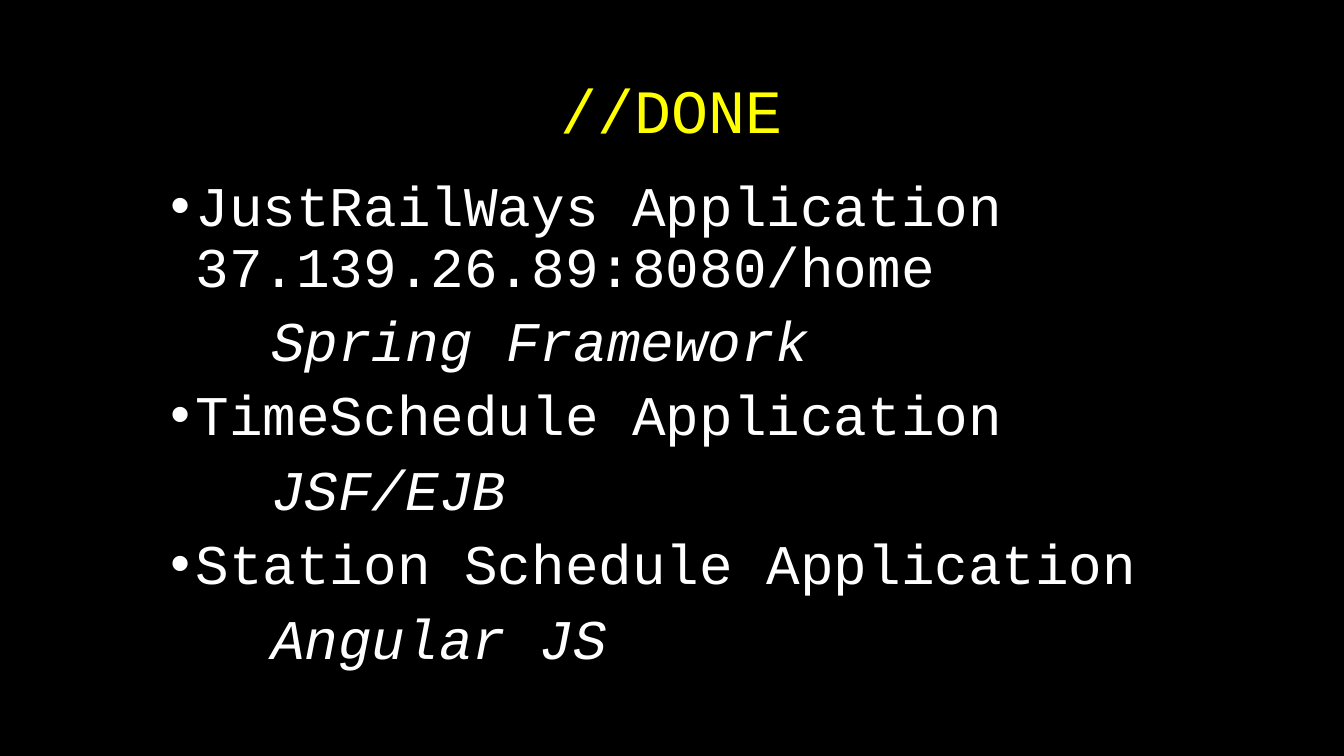
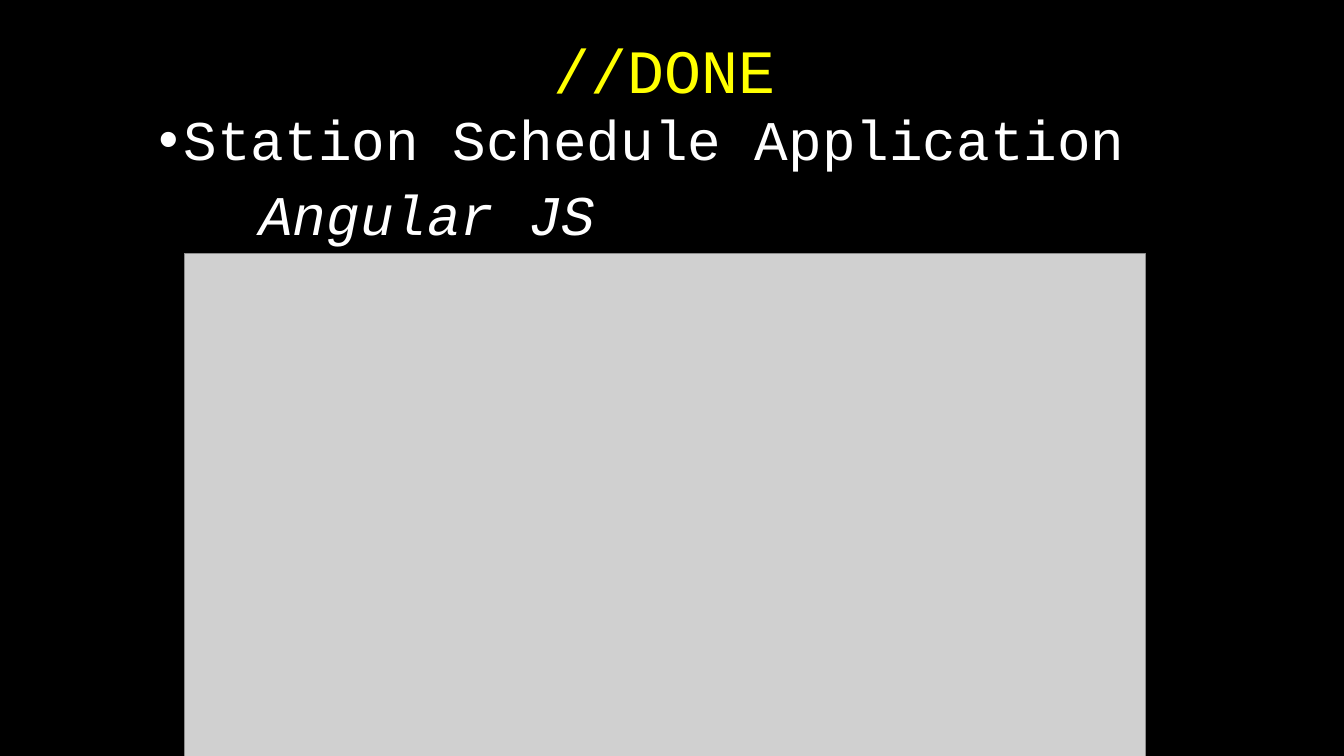
Before and after one commit to AlexanderPrendota/Schweizerische-Bundesbahnen, a slide deck: slide 6 of Project plan/The final All Hands Meeting.pptx (slide 2 before the commit). Drawn at 1344x756 pixels with LibreOffice and Linux fonts; fonts in the diff are those of the drawing; grey boxes stand for pictures. Boxes give left, top, right and bottom in pixels: in the first picture for what was removed or moved away, otherwise in the second. Text is boxed around its words. In the diff, an @@ line names an element or a change of style, - is before the commit and + after.

```diff
--- a/Project plan/The final All Hands Meeting.pptx
+++ b/Project plan/The final All Hands Meeting.pptx
@@ title "//DONE": place and size @@
-title "//DONE" at box(561, 89, 783, 134)
+title "//DONE" at box(554, 49, 776, 94)
@@ text "Station Schedule Application": place and size @@
-text "Station Schedule Application" at box(196, 186, 1137, 671)
+text "Station Schedule Application" at box(184, 120, 1125, 247)
@@ text at box(196, 186, 1002, 511): paragraphs removed @@
-• JustRailWays Application 37.139.26.89:8080/home
-Spring Framework
-• TimeSchedule Application
-JSF/EJB
@@ picture added at box(185, 254, 1146, 756) @@
```
Also in this commit, not shown: 3 other slides changed, 6 slides added, 4 slides removed, 5 other files.
